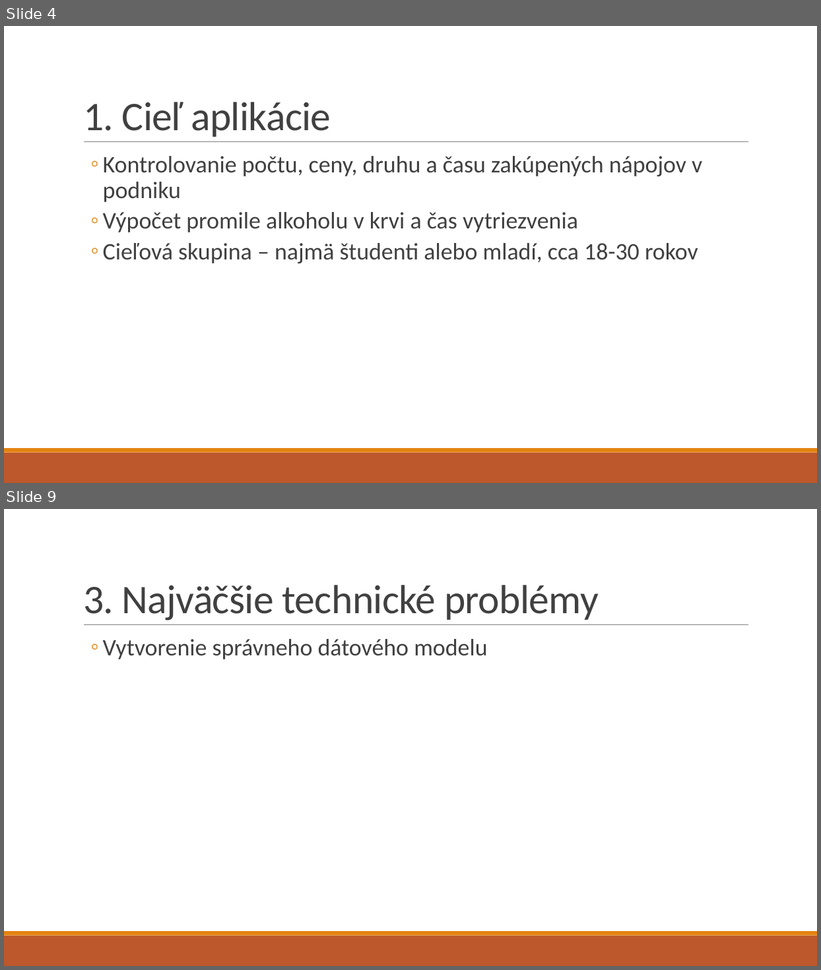
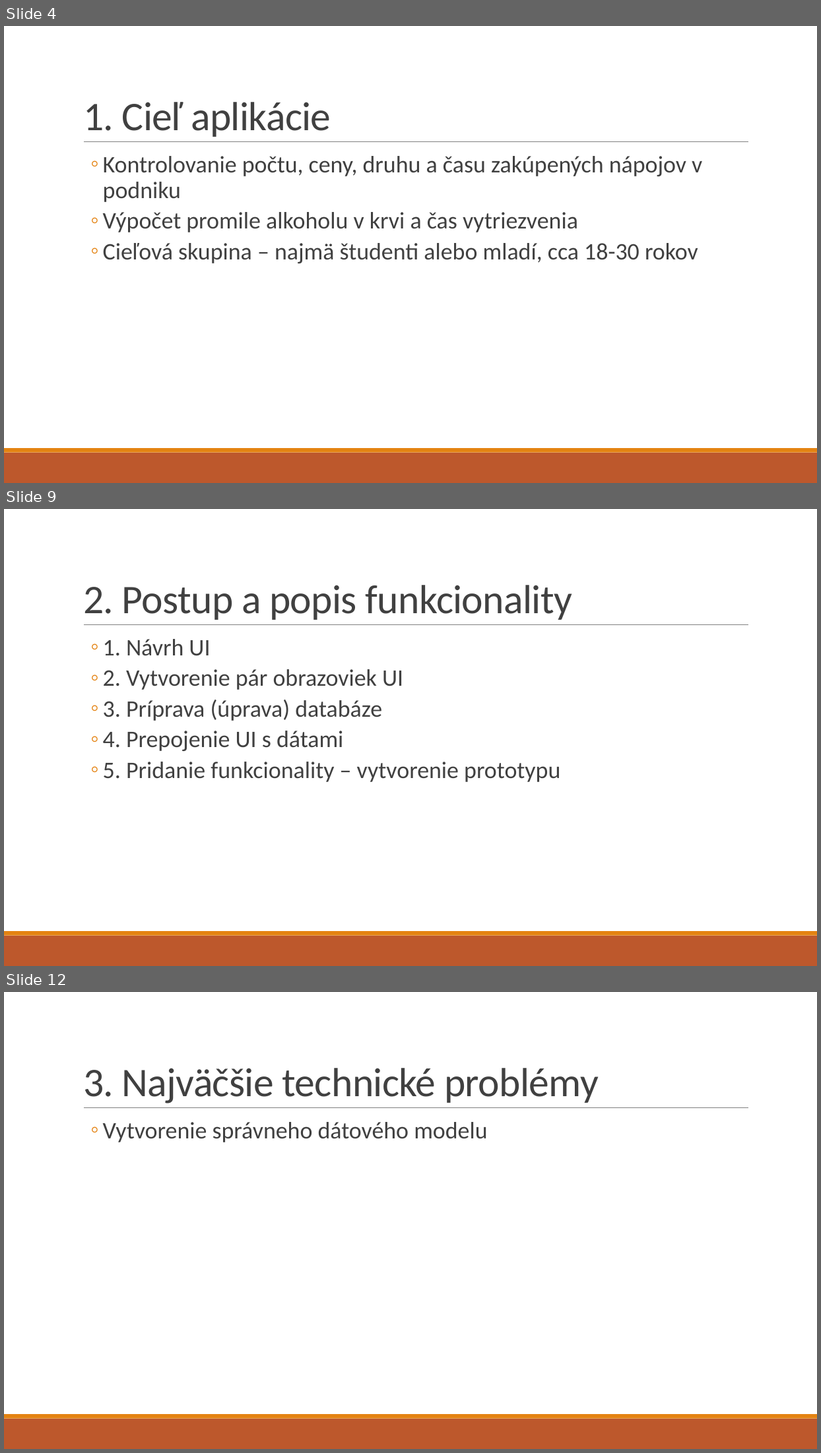
Before and after one commit to rtrembecky/drink_tracker, a slide deck: Presentation/Drink Tracker.pptx. Shown one above the other, each under a label of ours: slides 4 and 9 before the commit, slides 4, 9 and 12 after it; the slides between them are not shown. The pictures are 821x970 and 821x1453 pixels, drawn with LibreOffice and Linux fonts; fonts in the diff are those of the drawing. Boxes give left, top, right and bottom in pixels: in the first picture for what was removed or moved away, otherwise in the second. Text is boxed around its words. In the diff, an @@ line names an element or a change of style, - is before the commit and + after.

```diff
--- a/Presentation/Drink Tracker.pptx
+++ b/Presentation/Drink Tracker.pptx
@@ slide 9 added at [4,509,817,966], background #FFFFFF; not listed: 3 template elements that a slide beside it also shows @@
@@ title added at [83,585,572,620], 48 pt, text #404040 @@
+2. Postup a popis funkcionality
@@ text added at [103,639,560,782], 28 pt, text #404040 @@
+  ◦ 1. Návrh UI
+  ◦ 2. Vytvorenie pár obrazoviek UI
+  ◦ 3. Príprava (úprava) databáze
+  ◦ 4. Prepojenie UI s dátami
+  ◦ 5. Pridanie funkcionality – vytvorenie prototypu
@@ what was slide 9 is now slide 12 @@
```
Also in this commit, not shown: 4 slides changed, 4 other slides added, 14 other files.
